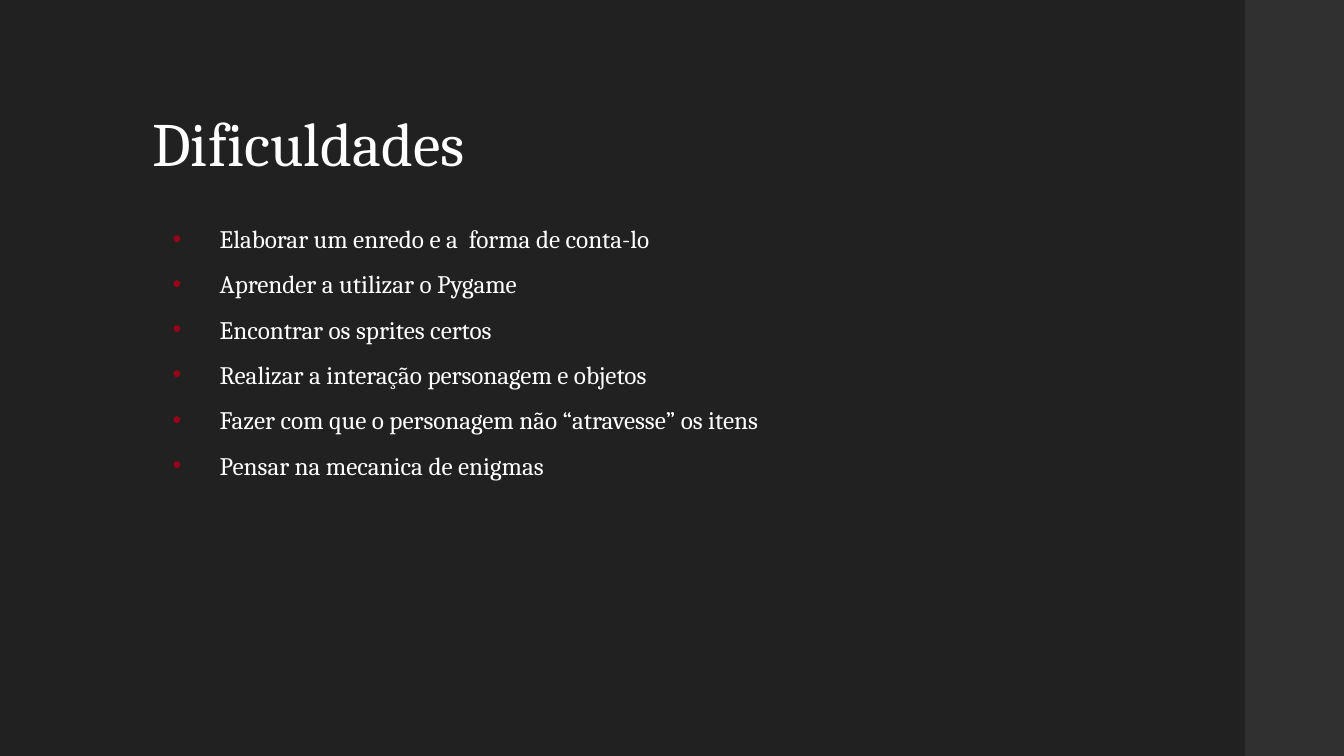
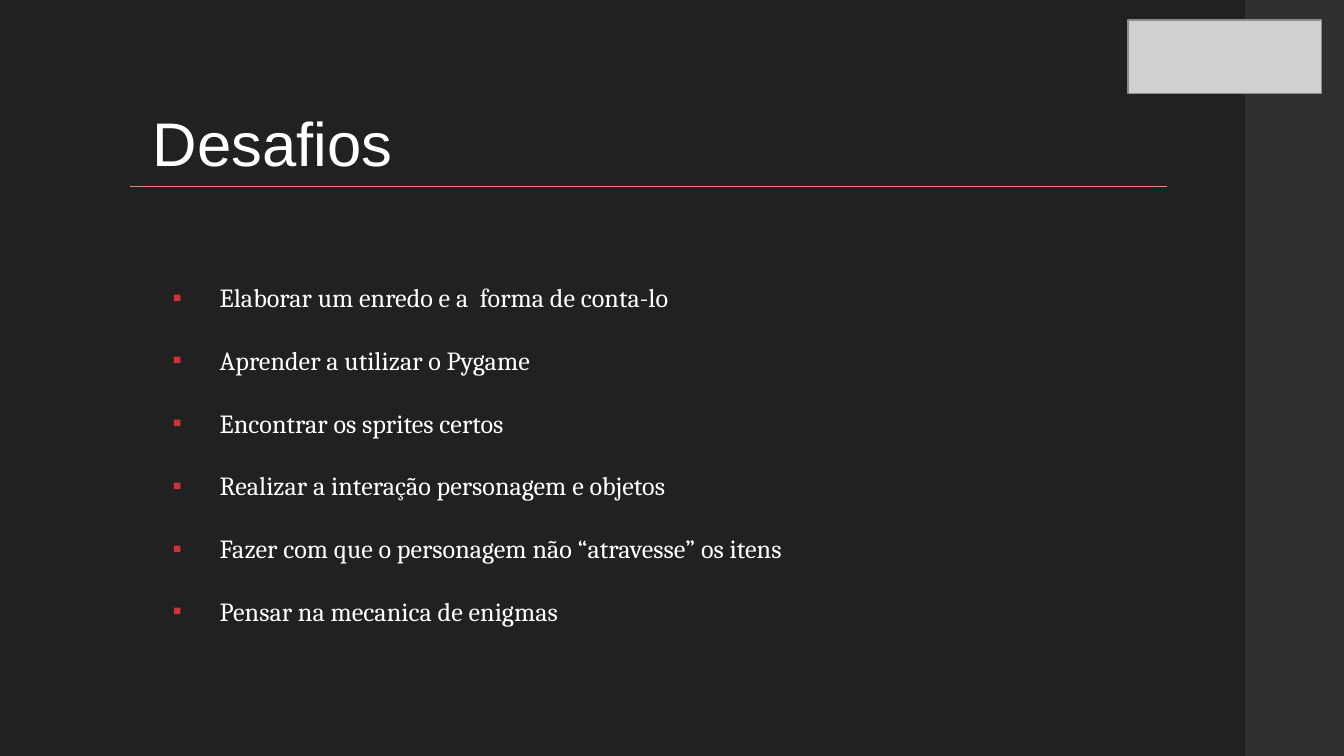
Before and after one commit to brendonborck/mystery_house_game, a slide deck: slide 8 of Apresentacao.pptx. Drawn at 1344x756 pixels with LibreOffice and Linux fonts; fonts in the diff are those of the drawing; grey boxes stand for pictures. Boxes give left, top, right and bottom in pixels: in the first picture for what was removed or moved away, otherwise in the second. Text is boxed around its words. In the diff, an @@ line names an element or a change of style, - is before the commit and + after.

```diff
--- a/Apresentacao.pptx
+++ b/Apresentacao.pptx
@@ picture added at [1128, 20, 1321, 94] @@
@@ title at [153, 121, 393, 167]: text changed; font Cambria to Arial @@
-Dificuldades
+Desafios
@@ line added from (130, 187) to (1168, 187), #E38386 0.75 pt @@
@@ text "Elaborar um enredo e a ..." at [220, 288, 782, 627]: size 13.5 to 14 pt; bullet • to ▪; line spacing 1.5 to 2; bullet colour #960618 to #D23237; vertical alignment top to middle @@
```
Also in this commit, not shown: 13 other slides changed, 2 slides added, 2 slides removed, 3 other files.
